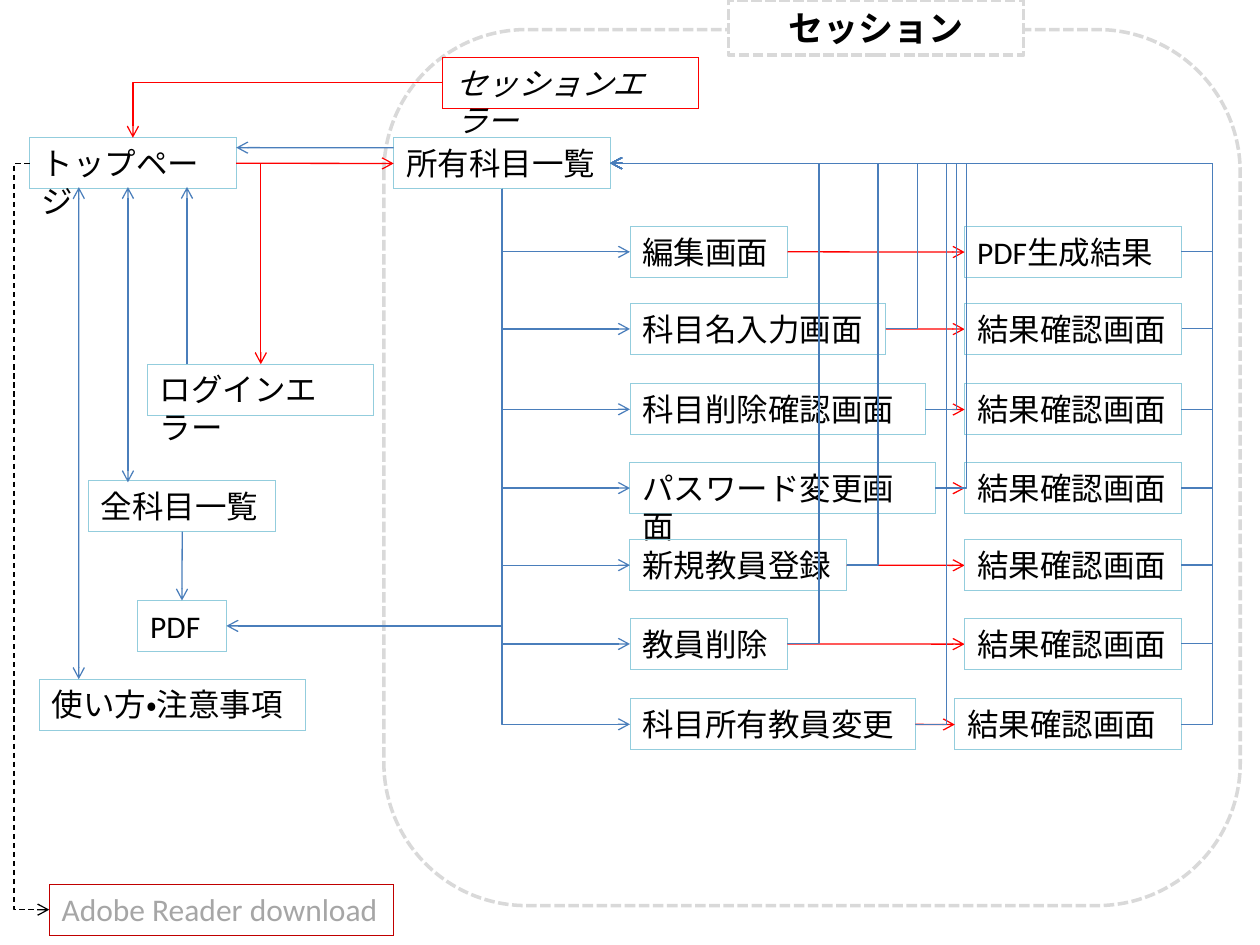
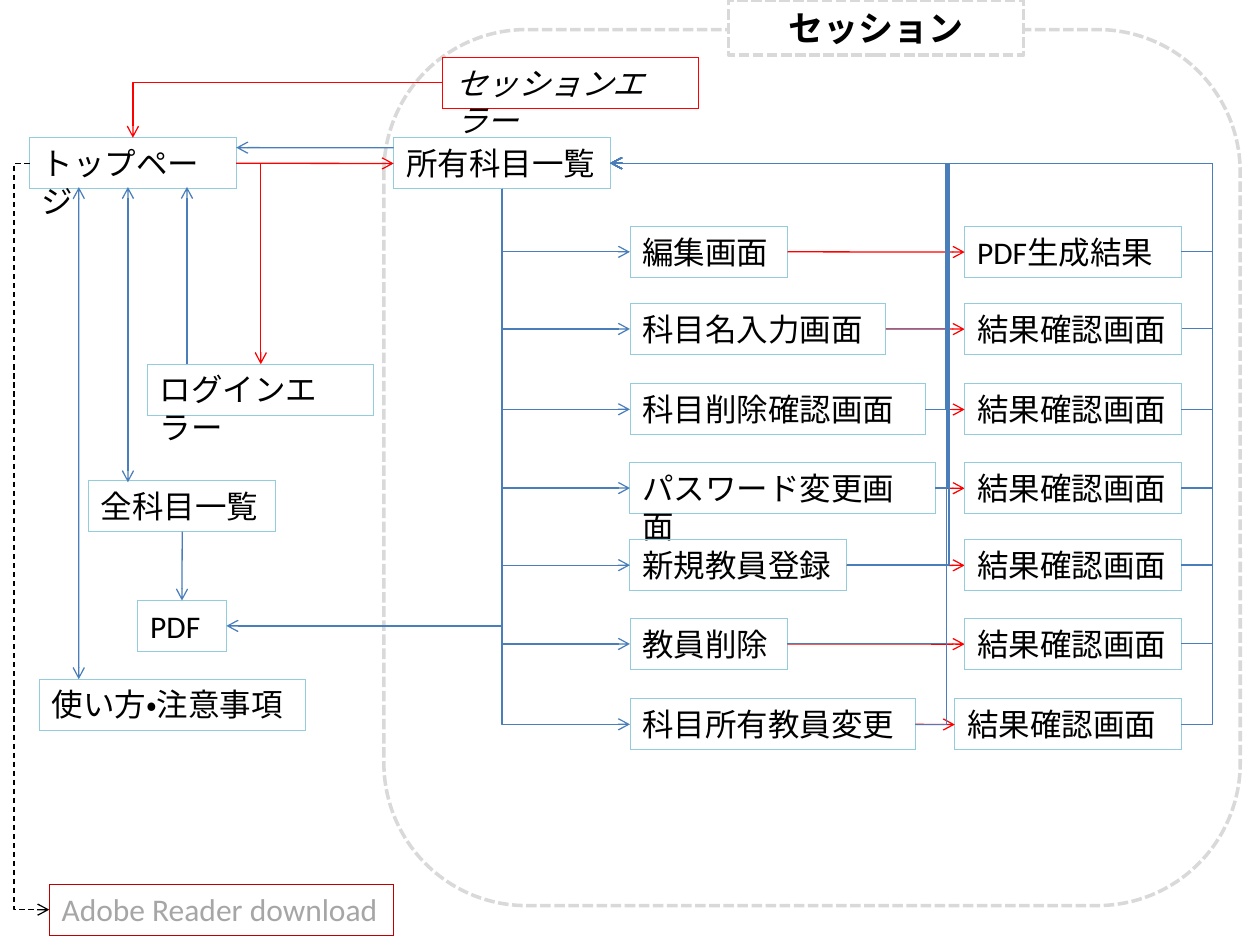
Before and after one commit to opu-yokotalab/syllabus-document, a slide deck: slide 4 of komiyama/シラバス図.pptx. Drawn at 1260x945 pixels with LibreOffice and Linux fonts; fonts in the diff are those of the drawing. Boxes give left, top, right and bottom in pixels: in the first picture for what was removed or moved away, otherwise in the second. Text is boxed around its words. In the diff, an @@ line names an element or a change of style, - is before the commit and + after.

```diff
--- a/komiyama/シラバス図.pptx
+++ b/komiyama/シラバス図.pptx
@@ elbow arrow (925, 410) - (610, 164): route changed @@
@@ elbow arrow (935, 488) - (610, 164): route changed @@
@@ elbow arrow (886, 329) - (610, 164): route changed @@
@@ elbow arrow (847, 566) - (610, 164): route changed @@
@@ elbow arrow (788, 644) - (610, 164): route changed @@
```
Also in this commit, not shown: 2 other slides changed, 2 other files.
